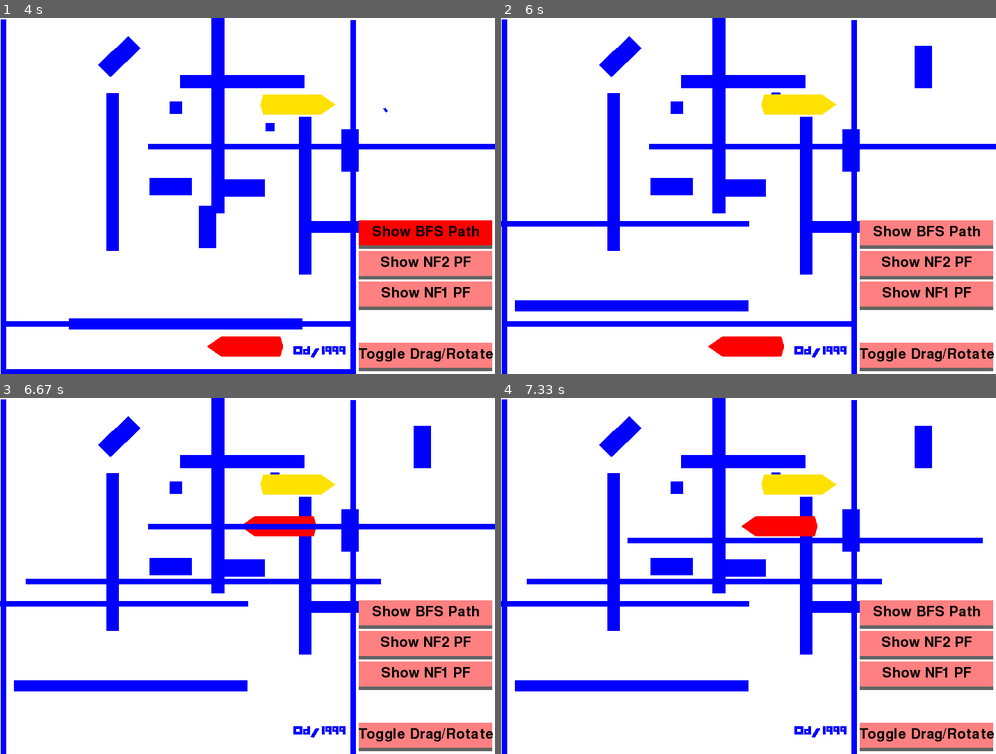
Above: before the commit, frames 1-4 (two rows, left to right).
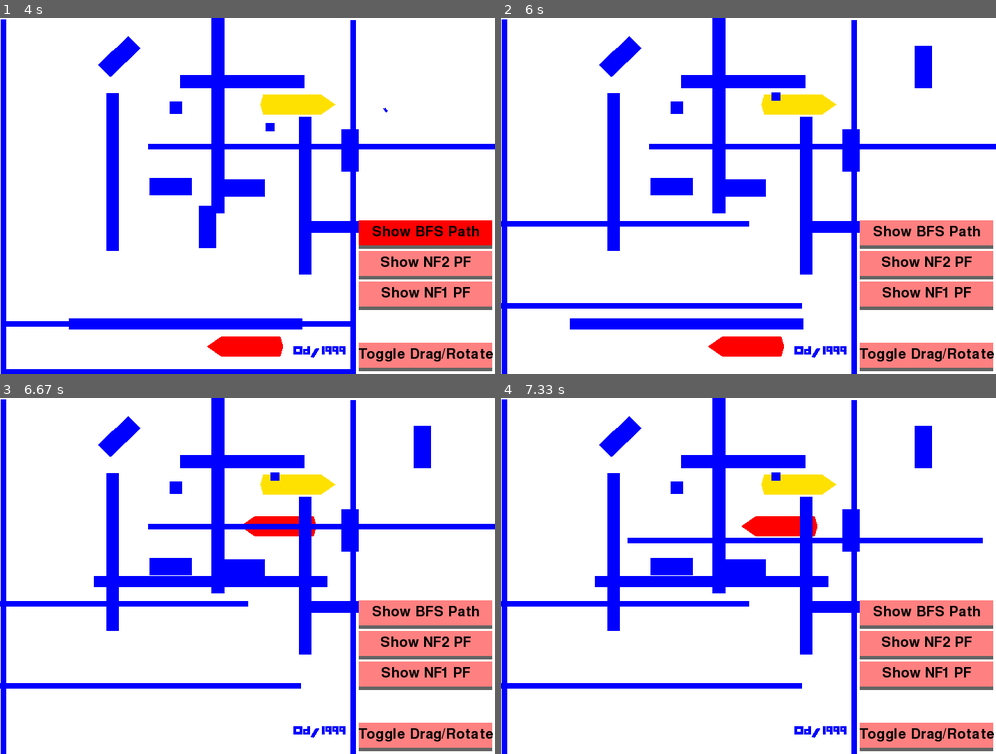
Above: after the commit, the same moments.

Repository: yuanhenglee/Motion-Planning-with-Pygame
Game: pygame game, started from BFPGame/run.py
Same seed, same stepped clock (60 frames per second), same inputs: the game is played once before the commit and once after it.
Inputs (mouse positions are in pixels of both pictures, inside the frame that each line leads up to):
- Up to frame 1 (4 s): click "Show NF1 PF" at 0.38 s; press the mouse at (178, 21) at 0.7 s; move the mouse to (267, 85) at 0.8 s; release the mouse at (351, 149) at 0.93 s; press the mouse at (178, 21) at 1.07 s; move the mouse to (252, 82) at 1.17 s; release the mouse at (326, 146) at 1.3 s; click "Show NF2 PF" at 1.5 s; click "Show BFS Path" at 1.87 s; press the mouse at (336, 149) at 2.17 s; move the mouse to (247, 235) at 2.27 s; release the mouse at (158, 324) at 2.4 s; press the mouse at (207, 142) at 2.63 s; move the mouse to (277, 146) at 2.73 s; release the mouse at (351, 149) at 2.87 s; move the mouse to (311, 349) at 2.97 s; press the mouse at (311, 349) at 3 s; move the mouse to (351, 231) at 3.1 s; release the mouse at (386, 110) at 3.23 s; move the mouse to (59, 203) at 3.3 s; press the mouse at (59, 203) at 3.33 s; move the mouse to (138, 146) at 3.43 s; release the mouse at (217, 89) at 3.57 s; move the mouse to (202, 281) at 3.63 s; press the mouse at (202, 281) at 3.67 s; move the mouse to (292, 252) at 3.77 s; release the mouse at (381, 228) at 3.9 s; move the mouse to (267, 124) at 3.97 s
- Up to frame 2 (6 s): press the mouse at (768, 124) at 4 s; move the mouse to (773, 110) at 4.1 s; release the mouse at (773, 96) at 4.23 s; move the mouse to (708, 224) at 4.3 s; press the mouse at (708, 224) at 4.33 s; move the mouse to (812, 146) at 4.43 s; release the mouse at (921, 64) at 4.57 s; move the mouse to (708, 224) at 4.63 s; press the mouse at (708, 224) at 4.67 s; move the mouse to (783, 267) at 4.77 s; release the mouse at (857, 306) at 4.9 s; move the mouse to (887, 110) at 4.97 s; press the mouse at (887, 110) at 5 s; move the mouse to (837, 96) at 5.1 s; release the mouse at (788, 82) at 5.23 s; move the mouse to (679, 370) at 5.3 s; press the mouse at (679, 370) at 5.33 s; move the mouse to (624, 295) at 5.43 s; release the mouse at (570, 224) at 5.57 s; move the mouse to (679, 324) at 5.63 s; press the mouse at (679, 324) at 5.67 s; move the mouse to (649, 313) at 5.77 s; release the mouse at (624, 306) at 5.9 s; move the mouse to (743, 345) at 5.97 s
- Up to frame 3 (6.67 s): press the mouse at (242, 725) at 6 s; move the mouse to (262, 625) at 6.1 s; release the mouse at (277, 526) at 6.23 s; move the mouse to (178, 704) at 6.3 s; press the mouse at (178, 704) at 6.33 s; move the mouse to (188, 643) at 6.43 s; release the mouse at (202, 579) at 6.57 s; move the mouse to (267, 504) at 6.63 s
- Up to frame 4 (7.33 s): press the mouse at (768, 504) at 6.67 s; move the mouse to (788, 551) at 6.77 s; release the mouse at (802, 593) at 6.9 s; move the mouse to (822, 526) at 6.97 s; press the mouse at (822, 526) at 7 s; move the mouse to (812, 533) at 7.1 s; release the mouse at (802, 540) at 7.23 s; move the mouse to (822, 526) at 7.3 s

Frame 1 is identical in both runs. In frame 2, 2.1% of the frame differs, in the area x 0-71%, y 21-88%; in frame 3, 2.0%; in frame 4, 2.1%, in the area x 0-77%, y 21-83%.

Commit message:
import adjust

Diff:
--- a/BFPGame/run.py
+++ b/BFPGame/run.py
@@ -1,4 +1,3 @@
-import sys
 from initialize import initialize
 import utils
 from color import *
